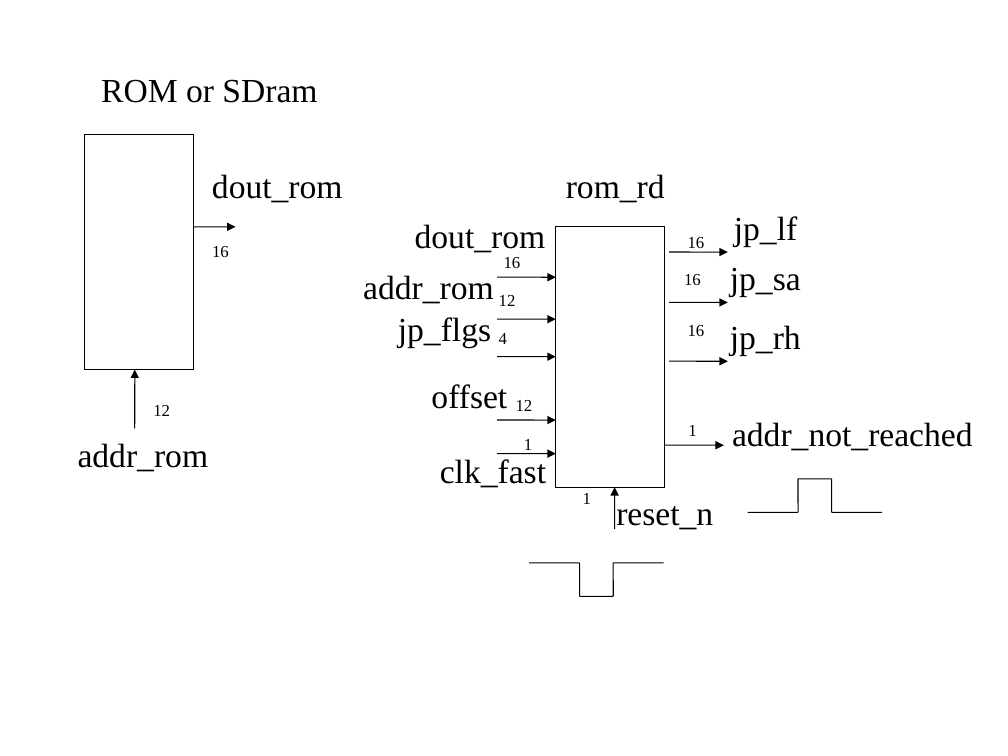
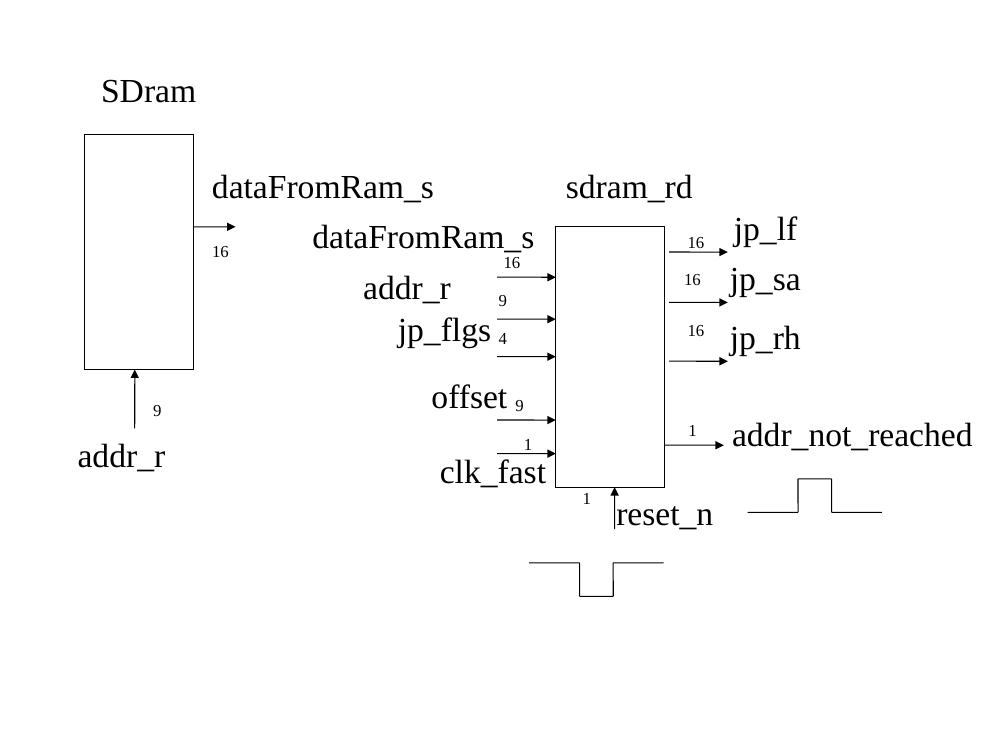
Before and after one commit to develone/jpeg-2000-test, a slide deck: slide 3 of jpeg2k/delay_mux.ppt (slide 2 before the commit). Drawn at 1008x756 pixels with LibreOffice and Linux fonts; fonts in the diff are those of the drawing. Boxes give left, top, right and bottom in pixels: in the first picture for what was removed or moved away, otherwise in the second. Text is boxed around its words. In the diff, an @@ line names an element or a change of style, - is before the commit and + after.

Commit message:
reading 256 samples which is an image 16 x 16 modified the powerpoint to reflect mux with 9 bit addr.

```diff
--- a/jpeg2k/delay_mux.ppt
+++ b/jpeg2k/delay_mux.ppt
@@ text at box(101, 79, 196, 103): text changed @@
-ROM or SDram
+SDram
@@ text removed at box(212, 174, 343, 203) @@
-dout_rom
@@ text added at box(212, 174, 434, 203), 24 pt, text #000000 @@
+dataFromRam_s
@@ text at box(566, 174, 693, 203): text changed @@
-rom_rd
+sdram_rd
@@ text added at box(312, 224, 534, 253), 24 pt, text #000000 @@
+dataFromRam_s
@@ text removed at box(415, 224, 546, 253) @@
-dout_rom
@@ text at box(363, 275, 451, 304): text changed @@
-addr_rom
+addr_r
@@ text removed at box(499, 295, 516, 306) @@
-12
@@ text added at box(499, 295, 507, 306), 12 pt, text #000000 @@
+9
@@ text removed at box(153, 405, 170, 416) @@
-12
@@ text added at box(153, 405, 161, 416), 12 pt, text #000000 @@
+9
@@ text added at box(515, 400, 523, 411), 12 pt, text #000000 @@
+9
@@ text removed at box(516, 400, 533, 411) @@
-12
@@ text at box(78, 443, 166, 472): text changed @@
-addr_rom
+addr_r
```
Also in this commit, not shown: 2 other slides changed, 2 slides added, 1 slide removed, 3 other files.
